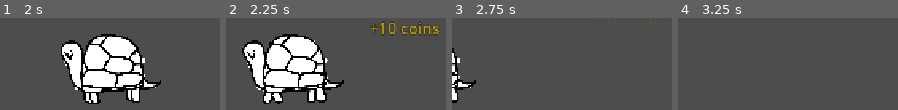
Above: before the commit, frames 1-4 (left to right).
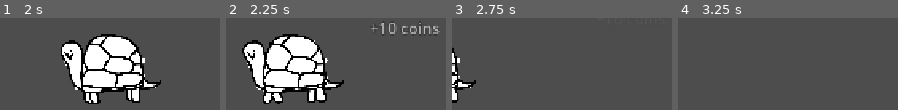
Above: after the commit, the same moments.

Repository: vsen2/turtleTower
Game: Godot game, scene res://customerTurtle.tscn
The game is run twice, just before and just after one commit, with the same random seed, the same clock (stepped at 60 frames per second) and the same inputs. This scene is started directly instead of the project's main scene.
Inputs (mouse positions are in pixels of both pictures, inside the frame that each line leads up to):
- Up to frame 1 (2 s): tap Enter at 0.5 s; move the mouse to (outside the picture) at 0.52 s; hold Right 0.53-1.25 s; tap Alt at 0.6 s; click (outside the picture) at 0.67 s; drag from (outside the picture) to (112, 68) at 1.27 s
- Up to frame 2 (2.25 s): move the mouse to (outside the picture) at 2.02 s; hold Right from 2.03 s (still down); tap Alt at 2.1 s
- Up to frame 3 (2.75 s): keep holding Right
- Up to frame 4 (3.25 s): release Right at 2.75 s; drag from (outside the picture) to (outside the picture) at 2.77 s

Frame 1 is identical in both runs. In frame 2, 1.8% of the frame differs, in the area x 65-98%, y 5-18%; in frame 3, less than 0.1%; in frame 4, nothing differs.

Commit message:
updated gitignore

Diff:
--- a/customerTurtle.gd
+++ b/customerTurtle.gd
@@ -35,7 +35,7 @@
 	label.text = "+%d coins" % amount
 	label.global_position = global_position + Vector2(50, -75)
 	label.z_index = 30
-	label.add_theme_color_override("font_color", Color(1.0, 0.84, 0.0)) # Gold
+	label.add_theme_color_override("font_color", Color(1.0, 1.0, 1.0, 1.0)) # white
 	label.add_theme_color_override("font_outline_color", Color.BLACK)
 	label.add_theme_constant_override("outline_size", 4)
 	label.add_theme_font_size_override("font_size", 25)
--- a/turtleCode.gd
+++ b/turtleCode.gd
@@ -95,7 +95,7 @@
 	global_position = target_pos
 
 	if status_label:
-		status_label.text = "Working at:\nRegister %d" % register_number
+		status_label.text = "Register %d" % register_number
 
 func return_to_pen(new_bounds: Rect2) -> void:
 	if is_instance_valid(assigned_station):
Not shown, changed: .gitignore
